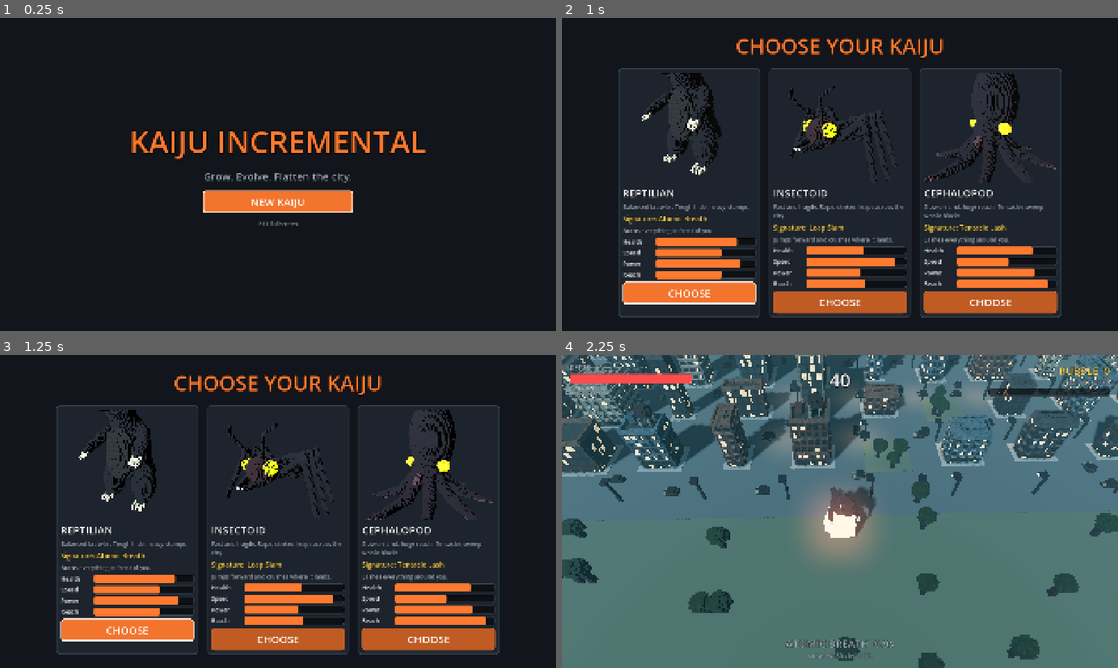
Above: before the commit, frames 1-4 (two rows, left to right).
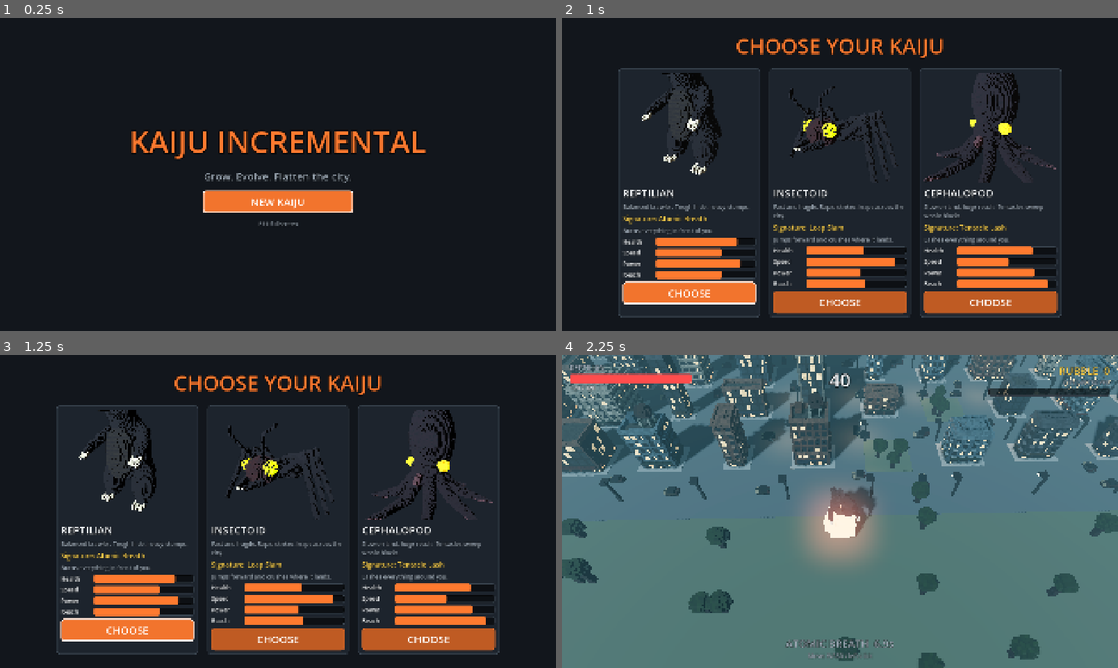
Above: after the commit, the same moments.

Repository: gabebartolo-spec/Kaiju-Incremental
Game: Godot game, scene res://scenes/main.tscn
Same seed, same stepped clock (60 frames per second), same inputs: the game is played once before the commit and once after it.
Inputs (mouse positions are in pixels of both pictures, inside the frame that each line leads up to):
- Up to frame 1 (0.25 s): no input
- Up to frame 2 (1 s): click "NEW KAIJU" at 0.5 s
- Up to frame 3 (1.25 s): no input
- Up to frame 4 (2.25 s): move the mouse to (962, 495) at 1.27 s; hold D (move_right) 1.28-2.03 s; tap Space (signature) at 1.35, 2.1 s; move the mouse to (728, 527) at 2.02 s; hold S (move_down) from 2.03 s (still down)

Frames 1-3 are identical in both runs. In frame 4, 0.3% of the frame differs, in the area x 47-55%, y 45-58%.

Commit message:
Critic round 3: taller spilling heaps with slabs, flames on heap tops, fewer stray puffs, deeper fog and bloom
Co-Authored-By: Claude Opus 5.5 <noreply@anthropic.com>

Diff:
--- a/data/looks.json
+++ b/data/looks.json
@@ -12,10 +12,10 @@
 			"sun_energy": 0.7,
 			"sun_pitch": -38,
 			"fog_color": "4d7380",
-			"fog_density": 0.008,
+			"fog_density": 0.012,
 			"saturation": 0.9,
 			"contrast": 1.12,
-			"glow": 0.7,
+			"glow": 1.0,
 			"voxel_inset": 0.99,
 			"color_noise": 0.08,
 			"window_lit": 0.28,
--- a/scenes/city_view.gd
+++ b/scenes/city_view.gd
@@ -162,7 +162,8 @@
 	var mid := Vector3.ZERO
 	for c: Vector3i in cells:
 		mid += b.chunk_world(c)
-	fx.dust(mid / maxi(1, cells.size()), 0.5 + cells.size() * 0.05)
+	if cells.size() >= 4:  # only a real collapse throws up a dust cloud
+		fx.dust(mid / maxi(1, cells.size()), 0.5 + cells.size() * 0.05)
 	if _rng.randf() < 0.18:  # broken floors sometimes catch fire
 		fire(mid / maxi(1, cells.size()), 0.35)
 	_ruin_if_gone(index)
@@ -251,7 +252,10 @@
 	var b := sim.buildings[index]
 	if b.frame.alive_count == 0 and not _views[index].has_meta("ruined"):
 		_views[index].set_meta("ruined", true)
-		fire(Vector3(b.x, 0.6, b.z), clampf(b.w * b.d / 9.0, 0.6, 2.5))
+		var size := clampf(b.w * b.d / 9.0, 0.6, 2.5)
+		var heap_top := 0.6 + 0.9 * b.tier  # flames sit on top of the rubble heap
+		fire(Vector3(b.x, heap_top, b.z), size)
+		fire(Vector3(b.x + b.w * 0.3, heap_top * 0.6, b.z - b.d * 0.25), size * 0.6)
 		add_child(Ruin.build(_views[index].voxels, _rng))
 
 
--- a/scenes/ember.gdshader
+++ b/scenes/ember.gdshader
@@ -2,7 +2,7 @@
 render_mode unshaded;
 // Glowing flame / ember voxel: the particle colour, pushed above white so the bloom catches it.
 
-uniform float heat = 2.2;
+uniform float heat = 3.6;
 
 void fragment() {
 	ALBEDO = COLOR.rgb * heat;
--- a/scenes/fire.gd
+++ b/scenes/fire.gd
@@ -39,7 +39,7 @@
 
 func _flames(size: float) -> GPUParticles3D:
 	var mat := _base(size * 0.6, 12.0, Vector3(0, 2.5, 0), Vector2(0.8, 2.0))
-	_scale(mat, Vector2(0.6, 1.4), Vector2(1.0, 0.1))
+	_scale(mat, Vector2(1.0, 2.2), Vector2(1.0, 0.1))
 	_ramp(mat, PackedColorArray(FLAME_COLORS), PackedFloat32Array([0.0, 0.3, 0.65, 1.0]))
 	return _system(mat, _cube(0.3, true), roundi(90 * maxf(1.0, size)), 1.1)
 
--- a/scenes/ruin.gd
+++ b/scenes/ruin.gd
@@ -13,12 +13,12 @@
 	var d := b.d * RES
 	var vox := VoxelBuilder.new()
 	var keys: Array[String] = ["wall", "wall", "wall", "slab", "slab", "trim", "window", "pillar"]
-	var peak := RES * (1.4 + b.tier * 0.8)
+	var peak := RES * (2.4 + b.tier * 0.9)
 	for x: int in range(-3, w + 3):
 		for z: int in range(-3, d + 3):
 			var cx := (x - w * 0.5) / (w * 0.5 + 3.0)
 			var cz := (z - d * 0.5) / (d * 0.5 + 3.0)
-			var fall := 1.0 - sqrt(cx * cx + cz * cz)
+			var fall := pow(maxf(0.0, 1.0 - sqrt(cx * cx + cz * cz)), 0.7)
 			var h := roundi(peak * fall + rng.randf_range(-1.5, 1.5))
 			for y: int in maxi(0, h):
 				var key := keys[rng.randi_range(0, keys.size() - 1)]
@@ -37,6 +37,14 @@
 				var cell := Vector3i(p, y, fixed) if along_x else Vector3i(fixed, y, p)
 				var key := "window" if y % RES in [1, 2] and p % 3 != 0 else "wall"
 				vox.put(cell, key)
+	for slab_n: int in 3:  # broken floor slabs leaning against the heap
+		var sx := rng.randi_range(0, w - 1)
+		var sz := rng.randi_range(0, d - 1)
+		var tilt := rng.randf_range(0.4, 0.9)
+		for t: int in RES * 3:
+			for side: int in RES:
+				var cell := Vector3i(sx + t, roundi(t * tilt) + 1, sz + side)
+				vox.put(cell, "slab")
 	vox.salt = b.style + 91
 	var palette := voxels.palette.duplicate()
 	palette["ember"] = Color(1.0, 0.45, 0.12, 0.0)
--- a/tools/capture/capture_looks.gd
+++ b/tools/capture/capture_looks.gd
@@ -92,6 +92,16 @@
 	city.ring(at, sim.stomp_radius(), Color(1, 0.85, 0.6, 0.7), 0.35)
 	await _frames(DEBRIS_FRAMES)
 	_shot("%s_city" % id)
+	var floating := 0
+	var lifted := 0
+	for node: Node in stage.find_children("*", "RigidBody3D", true, false):
+		var body: RigidBody3D = node
+		if body.global_position.y > 2.0:
+			floating += 1
+	for node: Node in city.get_children():
+		if node.has_meta("parts"):
+			lifted += 1
+	print("debris above 2u: ", floating, " pieces still lifted: ", lifted)
 	print("perf ", id, " ", await _measure(), " voxels ", _count_voxels(stage))
 	stage.queue_free()
 	await process_frame
